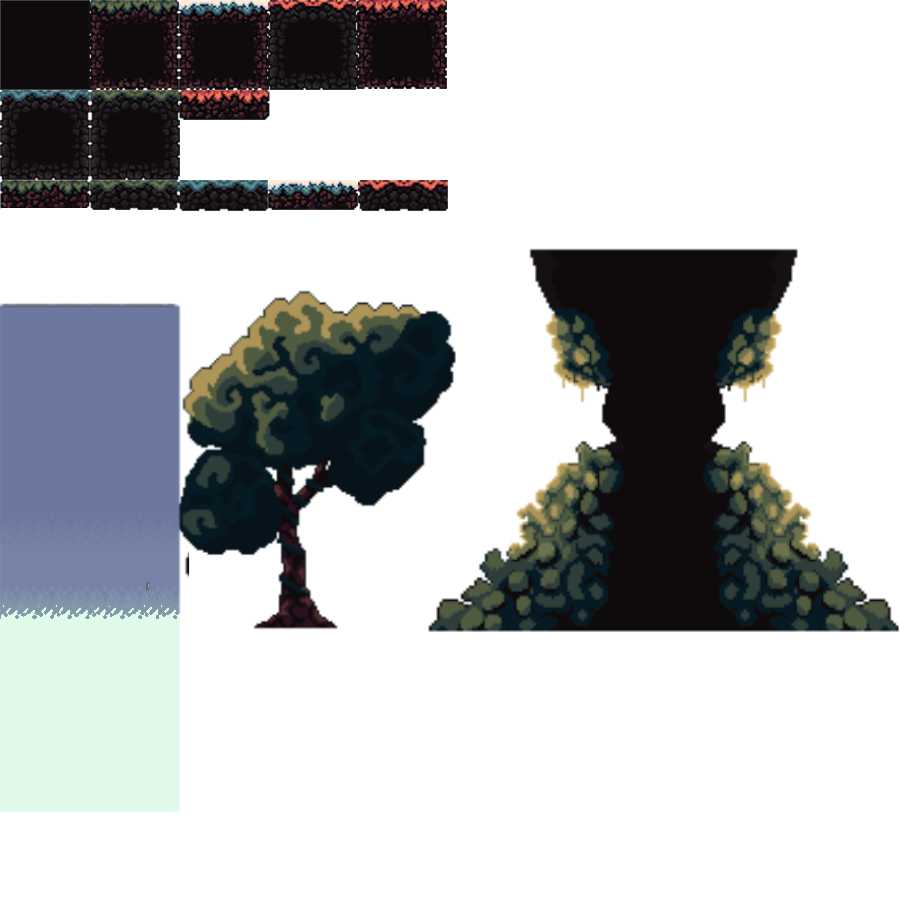
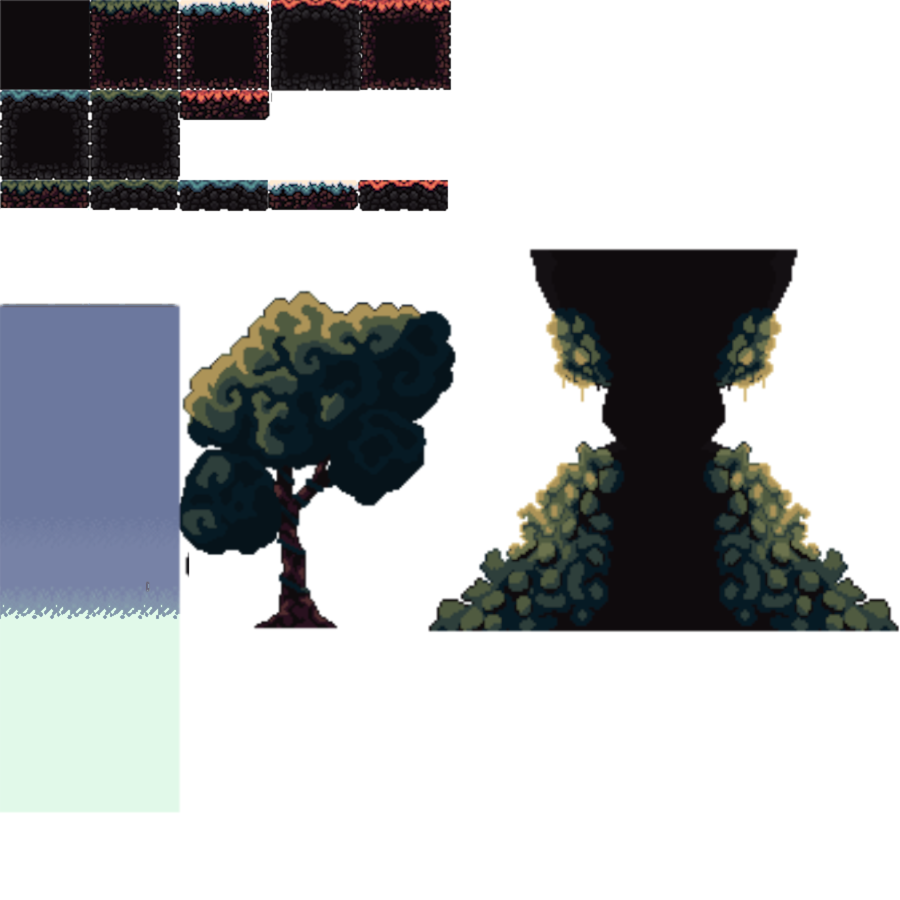
Revision of a layered 900x900 image; what changed, layer by layer:
removed layer "Floated Layer" over [0, 303, 190, 620]
painted on "TerrainSet.png" over [0, 0, 900, 633]
